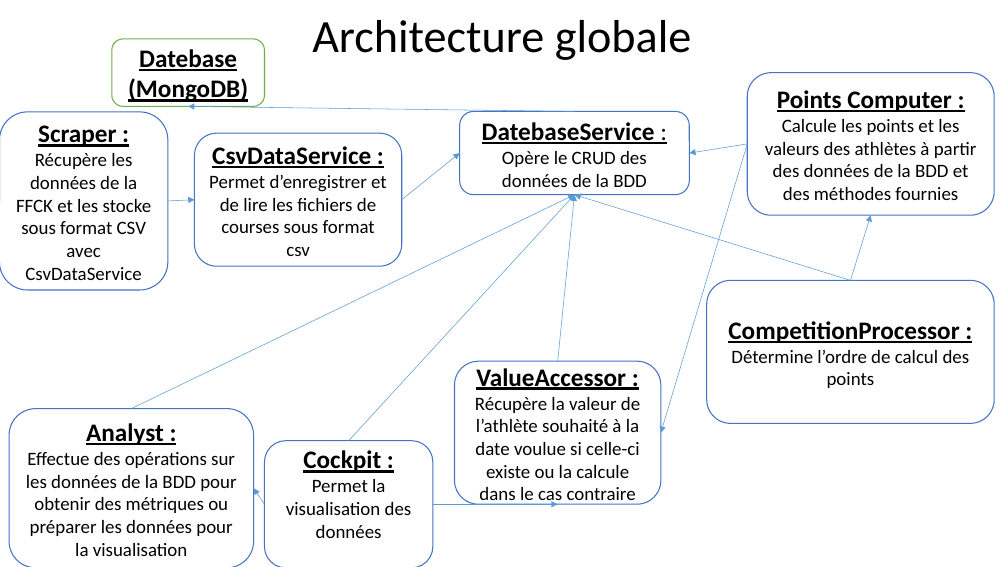
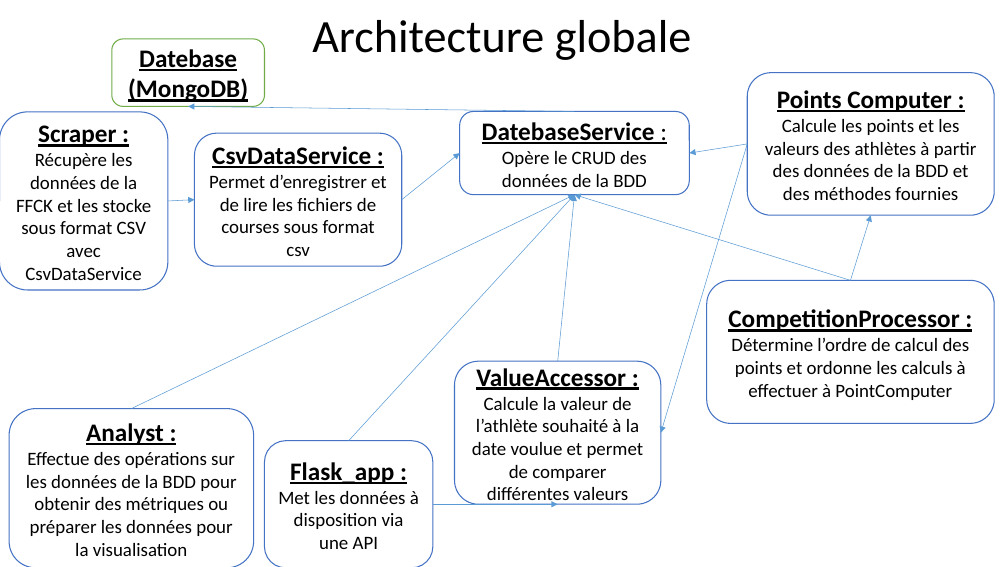
Before and after one commit to CharlesDampeyrou/calcul-de-points-FFCK, a slide deck: slide 2 of documentation/architecture logicielle.pptx. Drawn at 1008x567 pixels with LibreOffice and Linux fonts; fonts in the diff are those of the drawing. Boxes give left, top, right and bottom in pixels: in the first picture for what was removed or moved away, otherwise in the second. Text is boxed around its words. In the diff, an @@ line names an element or a change of style, - is before the commit and + after.

Commit message:
ajout des endpoints de la la liste des participations des athlètes

```diff
--- a/documentation/architecture logicielle.pptx
+++ b/documentation/architecture logicielle.pptx
@@ text in rounded rectangle at (731, 338, 970, 400): text changed @@
-Détermine l’ordre de calcul des points
+Détermine l’ordre de calcul des points et ordonne les calculs à effectuer à PointComputer
@@ text in rounded rectangle at (472, 397, 644, 506): text changed @@
-Récupère la valeur de l’athlète souhaité à la date voulue si celle-ci existe ou la calcule dans le cas contraire
+Calcule la valeur de l’athlète souhaité à la date voulue et permet de comparer différentes valeurs
@@ text in rounded rectangle at (278, 462, 419, 549): text changed @@
-Cockpit :
-Permet la visualisation des données
+Flask_app :
+Met les données à disposition via une API
@@ arrow removed from (265, 504) to (254, 488) @@
```
Also in this commit, not shown: 1 other slide changed, 6 other files.
